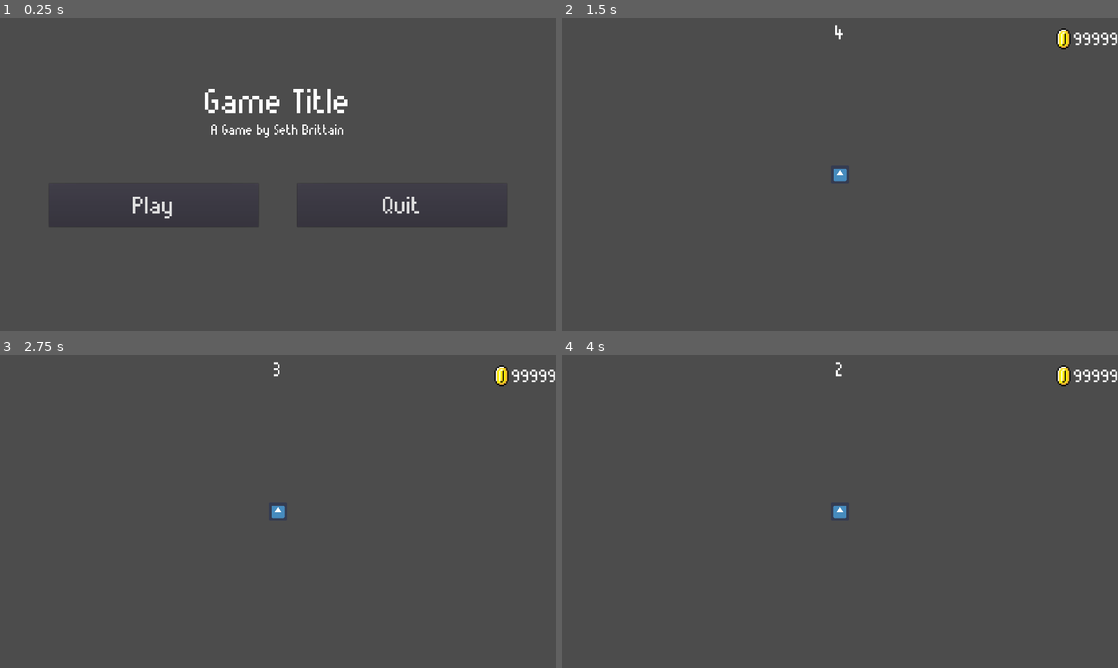
Above: before the commit, frames 1-4 (two rows, left to right).
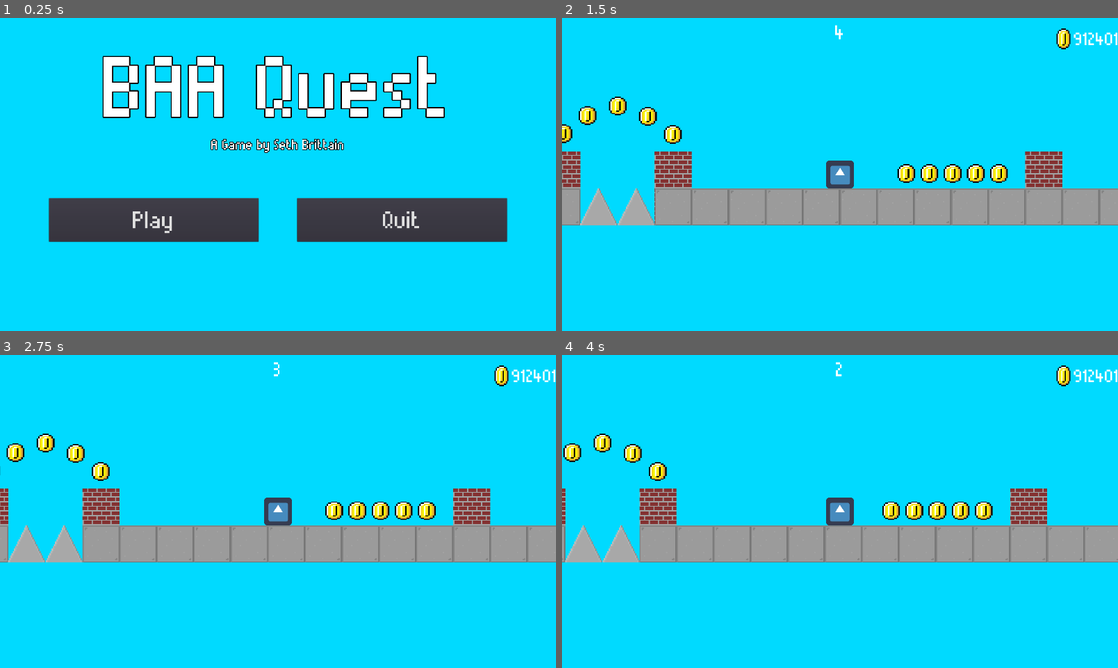
Above: after the commit, the same moments.

Repository: 20brittains/ComputerGameSimulationProgramming
Game: Godot game, scene res://Scenes/GameController.tscn
Two runs of this game, one before a commit and one after it. Both use one fixed random seed, a clock stepped at 60 frames per second and the inputs below. The engine's default icon, where the game draws it, is replaced by a stand-in: a white triangle on a blue panel in a dark square. Sound files missing from this copy of the repository are replaced by a short silence.
Inputs:
- Up to frame 1 (0.25 s): no input
- Up to frame 2 (1.5 s): click "Play" at 0.5 s; click "Play" at 1.25 s
- Up to frame 3 (2.75 s): tap Enter at 2 s; hold D (move_right) from 2.03 s (still down); tap W (jump) at 2.1, 2.27, 2.57 s
- Up to frame 4 (4 s): tap W (jump) at 2.85, 3.02, 3.32, 3.6 s; release D (move_right) at 3.53 s; hold A (move_left) from 3.53 s (still down)

The runs differ from the first frame. In frame 1, 90% of the frame differs, in the area x 0-100%, y 0-100%; in frame 2, 100%; in frame 3, 100%; in frame 4, 100%.

Commit message:
Music, sounds, car and spikes

Diff:
--- /dev/null
+++ b/Scenes/Car.tscn
@@ -0,0 +1,20 @@
+[gd_scene load_steps=3 format=2]
+
+[ext_resource path="res://Sprites/car.png" type="Texture" id=1]
+[ext_resource path="res://Scripts/Car.gd" type="Script" id=2]
+
+[node name="Car" type="Area2D"]
+position = Vector2( 5.94807, 82.358 )
+script = ExtResource( 2 )
+
+[node name="CarSprite" type="Sprite" parent="."]
+modulate = Color( 1, 0, 0, 1 )
+scale = Vector2( 3.5, 3.5 )
+texture = ExtResource( 1 )
+flip_h = true
+region_rect = Rect2( 0.01, 48, 32, 16 )
+
+[node name="CarCollision" type="CollisionPolygon2D" parent="."]
+scale = Vector2( -3.5, 3.5 )
+polygon = PoolVector2Array( -3.00998, -5.94519, -7.94919, -2.00559, -13.006, -1.94679, -15.0052, -0.00638866, -15.064, 2.99241, -13.1824, 2.99241, -10.066, 5.99121, -6.94958, 3.93321, 7.04483, 3.99201, 9.98483, 6.05002, 14.9828, 1.11081, 14.924, -4.00479, 7.75043, -6.00399 )
+[connection signal="body_entered" from="." to="." method="_on_Car_body_entered"]
--- a/Scenes/Coin.tscn
+++ b/Scenes/Coin.tscn
@@ -1,8 +1,9 @@
-[gd_scene load_steps=6 format=2]
+[gd_scene load_steps=7 format=2]
 
 [ext_resource path="res://Sprites/Coin.png" type="Texture" id=1]
 [ext_resource path="res://Sprites/yellowpix.png" type="Texture" id=2]
 [ext_resource path="res://Scripts/Coin.gd" type="Script" id=3]
+[ext_resource path="res://Sounds/Pickup_Coin.wav" type="AudioStream" id=4]
 
 [sub_resource type="CircleShape2D" id=1]
 radius = 16.0
@@ -50,6 +51,9 @@
 wait_time = 0.15
 one_shot = true
 autostart = true
+
+[node name="CoinSound" type="AudioStreamPlayer2D" parent="."]
+stream = ExtResource( 4 )
 [connection signal="body_entered" from="." to="." method="_on_Coin_body_entered"]
 [connection signal="timeout" from="DespawnTimer" to="." method="_on_Timer_timeout"]
 [connection signal="timeout" from="MonitorTimer" to="." method="_on_MonitorTimer_timeout"]
--- a/Scenes/GameController.tscn
+++ b/Scenes/GameController.tscn
@@ -1,9 +1,16 @@
-[gd_scene load_steps=3 format=2]
+[gd_scene load_steps=4 format=2]
 
 [ext_resource path="res://Scripts/GameController.gd" type="Script" id=1]
 [ext_resource path="res://Scenes/TitleScreen.tscn" type="PackedScene" id=2]
+[ext_resource path="res://Sounds/Song.wav" type="AudioStream" id=3]
 
 [node name="GameController" type="Node"]
+pause_mode = 2
 script = ExtResource( 1 )
 
 [node name="TitleScreen" parent="." instance=ExtResource( 2 )]
+
+[node name="GameMusic" type="AudioStreamPlayer" parent="."]
+pause_mode = 2
+stream = ExtResource( 3 )
+[connection signal="finished" from="GameMusic" to="." method="_on_GameMusic_finished"]
--- a/Scenes/Player.tscn
+++ b/Scenes/Player.tscn
@@ -7,9 +7,10 @@
 [ext_resource path="res://Sprites/Coin.png" type="Texture" id=5]
 [ext_resource path="res://Scripts/CoinCounter.gd" type="Script" id=6]
 [ext_resource path="res://Scripts/Timer.gd" type="Script" id=7]
+[ext_resource path="res://Sounds/Jump.wav" type="AudioStream" id=8]
 
 [sub_resource type="RectangleShape2D" id=1]
-extents = Vector2( 32, 32 )
+extents = Vector2( 24, 24 )
 
 [sub_resource type="DynamicFont" id=2]
 size = 48
@@ -30,10 +31,12 @@
 shape = SubResource( 1 )
 
 [node name="PlayerSprite" type="Sprite" parent="."]
+scale = Vector2( 0.75, 0.75 )
 texture = ExtResource( 1 )
 
 [node name="PlayerCamera" type="Camera2D" parent="."]
 current = true
+zoom = Vector2( 0.5, 0.5 )
 
 [node name="CanvasLayer" type="CanvasLayer" parent="."]
 
@@ -120,5 +123,8 @@
 wait_time = 5.0
 one_shot = true
 script = ExtResource( 7 )
+
+[node name="AudioStreamPlayer" type="AudioStreamPlayer" parent="."]
+stream = ExtResource( 8 )
 [connection signal="button_up" from="CanvasLayer/QuitButton" to="CanvasLayer/QuitButton" method="_on_QuitButton_button_up"]
 [connection signal="timeout" from="CanvasLayer/Timer/Timer" to="." method="_on_Timer_timeout"]
--- a/Scenes/TitleScreen.tscn
+++ b/Scenes/TitleScreen.tscn
@@ -4,11 +4,15 @@
 [ext_resource path="res://Scripts/TitleScreen.gd" type="Script" id=2]
 
 [sub_resource type="DynamicFont" id=1]
-size = 120
+size = 300
+outline_size = 4
+outline_color = Color( 0, 0, 0, 1 )
 font_data = ExtResource( 1 )
 
 [sub_resource type="DynamicFont" id=2]
 size = 48
+outline_size = 2
+outline_color = Color( 0, 0, 0, 1 )
 font_data = ExtResource( 1 )
 
 [sub_resource type="DynamicFont" id=3]
@@ -37,28 +41,28 @@
 
 [node name="HBoxContainer2" type="HBoxContainer" parent="MainBox"]
 margin_right = 1840.0
-margin_bottom = 175.0
-rect_min_size = Vector2( 0, 175 )
+margin_bottom = 25.0
+rect_min_size = Vector2( 0, 25 )
 
 [node name="Title" type="HBoxContainer" parent="MainBox"]
-margin_top = 179.0
+margin_top = 29.0
 margin_right = 1840.0
-margin_bottom = 314.0
+margin_bottom = 365.0
 
 [node name="Label" type="Label" parent="MainBox/Title"]
 margin_right = 1840.0
-margin_bottom = 135.0
+margin_bottom = 336.0
 size_flags_horizontal = 3
 size_flags_vertical = 6
 custom_fonts/font = SubResource( 1 )
-text = "Game Title"
+text = "BAA Quest"
 align = 1
 valign = 1
 
 [node name="Credit" type="HBoxContainer" parent="MainBox"]
-margin_top = 318.0
+margin_top = 369.0
 margin_right = 1840.0
-margin_bottom = 373.0
+margin_bottom = 424.0
 
 [node name="Label" type="Label" parent="MainBox/Credit"]
 margin_right = 1840.0
@@ -70,15 +74,15 @@
 valign = 1
 
 [node name="HBoxContainer" type="HBoxContainer" parent="MainBox"]
-margin_top = 377.0
+margin_top = 428.0
 margin_right = 1840.0
-margin_bottom = 527.0
+margin_bottom = 578.0
 rect_min_size = Vector2( 0, 150 )
 
 [node name="Buttons" type="HBoxContainer" parent="MainBox"]
-margin_top = 531.0
+margin_top = 582.0
 margin_right = 1840.0
-margin_bottom = 681.0
+margin_bottom = 732.0
 
 [node name="VBoxContainer4" type="VBoxContainer" parent="MainBox/Buttons"]
 margin_right = 125.0
--- a/Scenes/UpgradeScreen.tscn
+++ b/Scenes/UpgradeScreen.tscn
@@ -20,28 +20,20 @@
 size = 30
 font_data = ExtResource( 6 )
 
-[sub_resource type="DynamicFont" id=11]
+[sub_resource type="DynamicFont" id=4]
 size = 75
 font_data = ExtResource( 6 )
 
-[sub_resource type="DynamicFont" id=4]
+[sub_resource type="DynamicFont" id=5]
 size = 60
 font_data = ExtResource( 6 )
 
-[sub_resource type="DynamicFont" id=5]
+[sub_resource type="DynamicFont" id=6]
 size = 30
 font_data = ExtResource( 6 )
 
-[sub_resource type="DynamicFont" id=12]
+[sub_resource type="DynamicFont" id=7]
 size = 75
-font_data = ExtResource( 6 )
-
-[sub_resource type="DynamicFont" id=6]
-size = 60
-font_data = ExtResource( 6 )
-
-[sub_resource type="DynamicFont" id=7]
-size = 30
 font_data = ExtResource( 6 )
 
 [sub_resource type="DynamicFont" id=8]
@@ -53,6 +45,14 @@
 font_data = ExtResource( 6 )
 
 [sub_resource type="DynamicFont" id=10]
+size = 60
+font_data = ExtResource( 6 )
+
+[sub_resource type="DynamicFont" id=11]
+size = 30
+font_data = ExtResource( 6 )
+
+[sub_resource type="DynamicFont" id=12]
 size = 80
 font_data = ExtResource( 6 )
 
--- a/Scenes/World.tscn
+++ b/Scenes/World.tscn
@@ -1,9 +1,172 @@
-[gd_scene load_steps=2 format=2]
+[gd_scene load_steps=10 format=2]
 
-[sub_resource type="TileSet" id=1]
+[ext_resource path="res://Sprites/spritesheet.png" type="Texture" id=1]
+[ext_resource path="res://Scenes/Coin.tscn" type="PackedScene" id=2]
+[ext_resource path="res://Scenes/spike.tscn" type="PackedScene" id=3]
+[ext_resource path="res://Scenes/Car.tscn" type="PackedScene" id=4]
+
+[sub_resource type="ConvexPolygonShape2D" id=1]
+points = PoolVector2Array( 32, 32, 0, 32, 0, 0, 32, 0 )
+
+[sub_resource type="ConvexPolygonShape2D" id=2]
+points = PoolVector2Array( 32, 32, 0, 32, 0, 0, 32, 0 )
+
+[sub_resource type="ConvexPolygonShape2D" id=3]
+points = PoolVector2Array( 32, 32, 0, 32, 0, 0, 32, 0 )
+
+[sub_resource type="ConvexPolygonShape2D" id=4]
+points = PoolVector2Array( 32, 32, 0, 32, 0, 0, 32, 0 )
+
+[sub_resource type="TileSet" id=5]
+0/name = "spritesheet.png 0"
+0/texture = ExtResource( 1 )
+0/tex_offset = Vector2( 0, 0 )
+0/modulate = Color( 1, 1, 1, 1 )
+0/region = Rect2( 0, 0, 32, 32 )
+0/tile_mode = 0
+0/occluder_offset = Vector2( 0, 0 )
+0/navigation_offset = Vector2( 0, 0 )
+0/shapes = [ {
+"autotile_coord": Vector2( 0, 0 ),
+"one_way": false,
+"one_way_margin": 1.0,
+"shape": SubResource( 1 ),
+"shape_transform": Transform2D( 1, 0, 0, 1, 0, 0 )
+} ]
+0/z_index = 0
+1/name = "spritesheet.png 1"
+1/texture = ExtResource( 1 )
+1/tex_offset = Vector2( 0, 0 )
+1/modulate = Color( 1, 1, 1, 1 )
+1/region = Rect2( 32, 0, 32, 32 )
+1/tile_mode = 0
+1/occluder_offset = Vector2( 0, 0 )
+1/navigation_offset = Vector2( 0, 0 )
+1/shapes = [ {
+"autotile_coord": Vector2( 0, 0 ),
+"one_way": false,
+"one_way_margin": 1.0,
+"shape": SubResource( 2 ),
+"shape_transform": Transform2D( 1, 0, 0, 1, 0, 0 )
+} ]
+1/z_index = 0
+2/name = "spritesheet.png 2"
+2/texture = ExtResource( 1 )
+2/tex_offset = Vector2( 0, 0 )
+2/modulate = Color( 1, 1, 1, 1 )
+2/region = Rect2( 0, 32, 32, 32 )
+2/tile_mode = 0
+2/occluder_offset = Vector2( 0, 0 )
+2/navigation_offset = Vector2( 0, 0 )
+2/shapes = [  ]
+2/z_index = 0
+3/name = "spritesheet.png 3"
+3/texture = ExtResource( 1 )
+3/tex_offset = Vector2( 0, 0 )
+3/modulate = Color( 1, 1, 1, 1 )
+3/region = Rect2( 32, 32, 32, 32 )
+3/tile_mode = 0
+3/occluder_offset = Vector2( 0, 0 )
+3/navigation_offset = Vector2( 0, 0 )
+3/shapes = [ {
+"autotile_coord": Vector2( 0, 0 ),
+"one_way": false,
+"one_way_margin": 1.0,
+"shape": SubResource( 3 ),
+"shape_transform": Transform2D( 1, 0, 0, 1, 0, 0 )
+} ]
+3/z_index = 0
+4/name = "spritesheet.png 4"
+4/texture = ExtResource( 1 )
+4/tex_offset = Vector2( 0, 0 )
+4/modulate = Color( 1, 1, 1, 1 )
+4/region = Rect2( 0, 64, 32, 32 )
+4/tile_mode = 0
+4/occluder_offset = Vector2( 0, 0 )
+4/navigation_offset = Vector2( 0, 0 )
+4/shapes = [ {
+"autotile_coord": Vector2( 0, 0 ),
+"one_way": false,
+"one_way_margin": 1.0,
+"shape": SubResource( 4 ),
+"shape_transform": Transform2D( 1, 0, 0, 1, 0, 0 )
+} ]
+4/z_index = 0
 
 [node name="World1" type="Node"]
 
 [node name="TileMap" type="TileMap" parent="."]
-tile_set = SubResource( 1 )
+scale = Vector2( 2, 2 )
+tile_set = SubResource( 5 )
+cell_size = Vector2( 32, 32 )
 format = 1
+tile_data = PoolIntArray( -65554, 0, 0, -65553, 0, 0, -65552, 0, 0, -65551, 0, 0, -65550, 0, 0, -65549, 0, 0, -65548, 0, 0, -18, 0, 0, -17, 0, 0, -16, 0, 0, -15, 0, 0, -14, 0, 0, -13, 0, 0, -12, 0, 0, -65518, 0, 0, 65518, 0, 0, 65519, 0, 0, 65520, 0, 0, 65521, 0, 0, 65522, 0, 0, 65523, 0, 0, 65524, 0, 0, 65528, 0, 0, 65531, 0, 0, 5, 0, 0, 17, 0, 0, 131054, 1, 0, 131055, 1, 0, 131056, 1, 0, 131057, 1, 0, 131058, 1, 0, 131059, 1, 0, 131060, 1, 0, 131061, 1, 0, 131062, 1, 0, 131063, 1, 0, 131064, 1, 0, 131067, 1, 0, 131068, 1, 0, 131069, 1, 0, 131070, 1, 0, 131071, 1, 0, 65536, 1, 0, 65537, 1, 0, 65538, 1, 0, 65539, 1, 0, 65540, 1, 0, 65541, 1, 0, 65542, 1, 0, 65543, 1, 0, 65544, 1, 0, 65545, 1, 0, 65546, 1, 0, 65547, 1, 0, 65548, 1, 0, 65549, 1, 0, 65550, 1, 0, 65551, 1, 0, 65552, 1, 0, 65553, 1, 0 )
+
+[node name="Coin" parent="." instance=ExtResource( 2 )]
+position = Vector2( 624, 32 )
+
+[node name="Coin21" parent="." instance=ExtResource( 2 )]
+position = Vector2( -288.538, -29.0343 )
+
+[node name="Coin22" parent="." instance=ExtResource( 2 )]
+position = Vector2( -331.709, -60.2958 )
+
+[node name="Coin23" parent="." instance=ExtResource( 2 )]
+position = Vector2( -383.811, -78.1595 )
+
+[node name="Coin24" parent="." instance=ExtResource( 2 )]
+position = Vector2( -435.914, -61.7845 )
+
+[node name="Coin25" parent="." instance=ExtResource( 2 )]
+position = Vector2( -477.596, -30.523 )
+
+[node name="Coin2" parent="." instance=ExtResource( 2 )]
+position = Vector2( 664, 32 )
+
+[node name="Coin3" parent="." instance=ExtResource( 2 )]
+position = Vector2( 704, 32 )
+
+[node name="Coin4" parent="." instance=ExtResource( 2 )]
+position = Vector2( 744, 32 )
+
+[node name="Coin5" parent="." instance=ExtResource( 2 )]
+position = Vector2( 784, 32 )
+
+[node name="Coin10" parent="." instance=ExtResource( 2 )]
+position = Vector2( 624, -8 )
+
+[node name="Coin9" parent="." instance=ExtResource( 2 )]
+position = Vector2( 664, -8 )
+
+[node name="Coin8" parent="." instance=ExtResource( 2 )]
+position = Vector2( 704, -8 )
+
+[node name="Coin7" parent="." instance=ExtResource( 2 )]
+position = Vector2( 744, -8 )
+
+[node name="Coin6" parent="." instance=ExtResource( 2 )]
+position = Vector2( 784, -8 )
+
+[node name="Coin20" parent="." instance=ExtResource( 2 )]
+position = Vector2( 114.448, 38.558 )
+
+[node name="Coin19" parent="." instance=ExtResource( 2 )]
+position = Vector2( 154.448, 38.558 )
+
+[node name="Coin18" parent="." instance=ExtResource( 2 )]
+position = Vector2( 194.448, 38.558 )
+
+[node name="Coin17" parent="." instance=ExtResource( 2 )]
+position = Vector2( 234.448, 38.558 )
+
+[node name="Coin16" parent="." instance=ExtResource( 2 )]
+position = Vector2( 274.448, 38.558 )
+
+[node name="Spike" parent="." instance=ExtResource( 3 )]
+position = Vector2( -351.533, 95.8497 )
+
+[node name="Spike2" parent="." instance=ExtResource( 3 )]
+position = Vector2( -416.533, 95.8497 )
+
+[node name="Car" parent="." instance=ExtResource( 4 )]
+position = Vector2( 496.999, 33.0702 )
--- /dev/null
+++ b/Scenes/spike.tscn
@@ -0,0 +1,16 @@
+[gd_scene load_steps=3 format=2]
+
+[ext_resource path="res://Sprites/spike.png" type="Texture" id=1]
+[ext_resource path="res://Scripts/spike.gd" type="Script" id=2]
+
+[node name="Spike" type="Area2D"]
+script = ExtResource( 2 )
+
+[node name="Sprite" type="Sprite" parent="."]
+scale = Vector2( 2, 2 )
+texture = ExtResource( 1 )
+
+[node name="CollisionPolygon2D" type="CollisionPolygon2D" parent="."]
+scale = Vector2( 2, 2 )
+polygon = PoolVector2Array( 0.060482, -16.1543, -15.9451, 15.8568, 15.95, 15.8568 )
+[connection signal="body_entered" from="." to="." method="_on_Spike_body_entered"]
--- /dev/null
+++ b/Scripts/Car.gd
@@ -0,0 +1,17 @@
+extends Area2D
+
+var multi = 1
+
+func _process(delta):
+	position.x += multi*300*delta
+
+func _on_Car_body_entered(body):
+	print(body.name)
+	multi *= -1
+	get_node("CarSprite").flip_h = !get_node("CarSprite").flip_h
+	get_node("CarCollision").scale.x *= -1
+	pass # Replace with function body.
+
+func _ready():
+	randomize()
+	get_node("CarSprite").modulate = Color(randf(), randf(), randf())
--- a/Scripts/Coin.gd
+++ b/Scripts/Coin.gd
@@ -5,7 +5,7 @@
 func _on_Coin_body_entered(body):
 	if body.name == "Player" and ignore != true:
 		body.coins += 1 * body.coin_multiplier
-
+		$CoinSound.play()
 		$GoldParticle.emitting = true
 		$DespawnTimer.start()
 		$CoinSprite.hide()
--- a/Scripts/GameController.gd
+++ b/Scripts/GameController.gd
@@ -7,6 +7,8 @@
 
 var game_initialized = false
 
+func _ready():
+	$GameMusic.play()
 
 func initialize_game():
 	get_node("TitleScreen").queue_free()
@@ -28,7 +30,6 @@
 func player_death():
 	get_node("Player/CanvasLayer/Timer/Timer").stop()
 
-
 	if self.has_node("World1"):
 		remove_child(get_node("World1"))
 		var World1 = world1_scene.instance()
@@ -44,3 +45,7 @@
 	var up = upgrade_scene.instance()
 	add_child(up)
 	pass
+
+
+func _on_GameMusic_finished():
+	$GameMusic.play()
--- a/Scripts/Player.gd
+++ b/Scripts/Player.gd
@@ -20,12 +20,13 @@
 #processes movement on every frame
 # warning-ignore:unused_argument
 func _process(delta):
+	coins = 912401298091284029
 	var speed = default_speed * speed_ratio
 	var max_speed = default_max_speed * speed_ratio
 	var jump_power = default_jump_power * jump_ratio
 
-	print(coins)
-
+	if is_on_ceiling():
+		Velocity.y = 0
 	if !is_on_floor():
 		Velocity.y += 45
 
--- a/Scripts/UpgradeScreenCloseButton.gd
+++ b/Scripts/UpgradeScreenCloseButton.gd
@@ -33,15 +33,35 @@
 
 	player_node.get_node("CanvasLayer/Timer").visible = true
 	player_node.get_node("CanvasLayer/Timer/Timer").wait_time = int(5 * player_node.timer_upgrade_ratio)
-	player_node.get_node("CanvasLayer/Timer/Timer").start()
+	player_node.get_node("CanvasLayer/Timer/Timer").start(player_node.get_node("CanvasLayer/Timer/Timer").wait_time)
 
 	player_node.get_node("CanvasLayer/HBoxContainer/HBoxContainer/Coin Counter").visible = true
 	player_node.get_node("CanvasLayer/HBoxContainer/HBoxContainer2/TextureRect").visible = true
 
+
 	self.queue_free()
 
 func _process(delta):
-	player_node.coins = 9999999999999
+	if player_node.jump_upgrade_number < 20 and player_node.coins < 3 + int(pow(player_node.jump_upgrade_number+1, 3)):
+		$UpgradeScreen/Panel/UpgradeContainer/JumpUpgrade/VBoxContainer2/JumpUpgradeButton.disabled = true
+	else:
+		$UpgradeScreen/Panel/UpgradeContainer/JumpUpgrade/VBoxContainer2/JumpUpgradeButton.disabled = false
+
+	if player_node.speed_upgrade_number < 20 and player_node.coins < 3 + int(pow(player_node.speed_upgrade_number+1, 3)):
+		$UpgradeScreen/Panel/UpgradeContainer/SpeedUpgrade/VBoxContainer2/SpeedUpgradeButton.disabled = true
+	else:
+		$UpgradeScreen/Panel/UpgradeContainer/SpeedUpgrade/VBoxContainer2/SpeedUpgradeButton.disabled = false
+
+	if player_node.coin_upgrade_number < 20 and player_node.coins < 3 + int(pow(player_node.coin_upgrade_number+1, 3)):
+		$UpgradeScreen/Panel/UpgradeContainer/CoinUpgrade/VBoxContainer2/CoinUpgradeButton.disabled = true
+	else:
+		$UpgradeScreen/Panel/UpgradeContainer/CoinUpgrade/VBoxContainer2/CoinUpgradeButton.disabled = false
+
+	if player_node.timer_upgrade_number < 20 and player_node.coins < 3 + int(pow(player_node.timer_upgrade_number+1, 3)):
+		$UpgradeScreen/Panel/UpgradeContainer/TimeUpgrade/VBoxContainer2/TimerUpgradeButton.disabled = true
+	else:
+		$UpgradeScreen/Panel/UpgradeContainer/TimeUpgrade/VBoxContainer2/TimerUpgradeButton.disabled = false
+
 	$UpgradeScreen/Panel/UpgradeContainer/JumpUpgrade/VBoxContainer3/Label.text = str(player_node.jump_upgrade_number) + "/20"
 	$UpgradeScreen/Panel/UpgradeContainer/SpeedUpgrade/VBoxContainer3/Label2.text = str(player_node.speed_upgrade_number) + "/20"
 	$UpgradeScreen/Panel/UpgradeContainer/CoinUpgrade/VBoxContainer3/Label3.text = str(player_node.coin_upgrade_number) + "/20"
--- /dev/null
+++ b/Scripts/spike.gd
@@ -0,0 +1,6 @@
+extends Area2D
+
+
+func _on_Spike_body_entered(body):
+	if body.name == "Player":
+		body.get_node("CanvasLayer/Timer/Timer").start(0.01)
--- a/project.godot
+++ b/project.godot
@@ -17,6 +17,7 @@
 
 config/name="Computer Game Simulation Programming"
 run/main_scene="res://Scenes/GameController.tscn"
+boot_splash/bg_color=Color( 0, 0.835294, 1, 1 )
 config/icon="res://Sprites/icon.png"
 
 [debug]
@@ -85,4 +86,5 @@
 
 [rendering]
 
+environment/default_clear_color=Color( 0, 0.858824, 1, 1 )
 environment/default_environment="res://default_env.tres"
Not shown: 1 places in Scenes/Player.tscn that only renumber resources
Not shown: 11 places in Scenes/UpgradeScreen.tscn that only renumber resources
Not shown, added: Sounds/Jump.wav.import
Not shown, added: Sounds/Pickup_Coin.wav.import
Not shown, added: Sounds/Song.wav.import
Binary file added: Sprites/car.png
Not shown, added: Sprites/car.png.import
Binary file added: Sprites/spike.png
Not shown, added: Sprites/spike.png.import
Binary file added: Sprites/spritesheet.png
Not shown, added: Sprites/spritesheet.png.import
Not shown, added: Sounds/Jump.wav
(and 2 more such lines)
